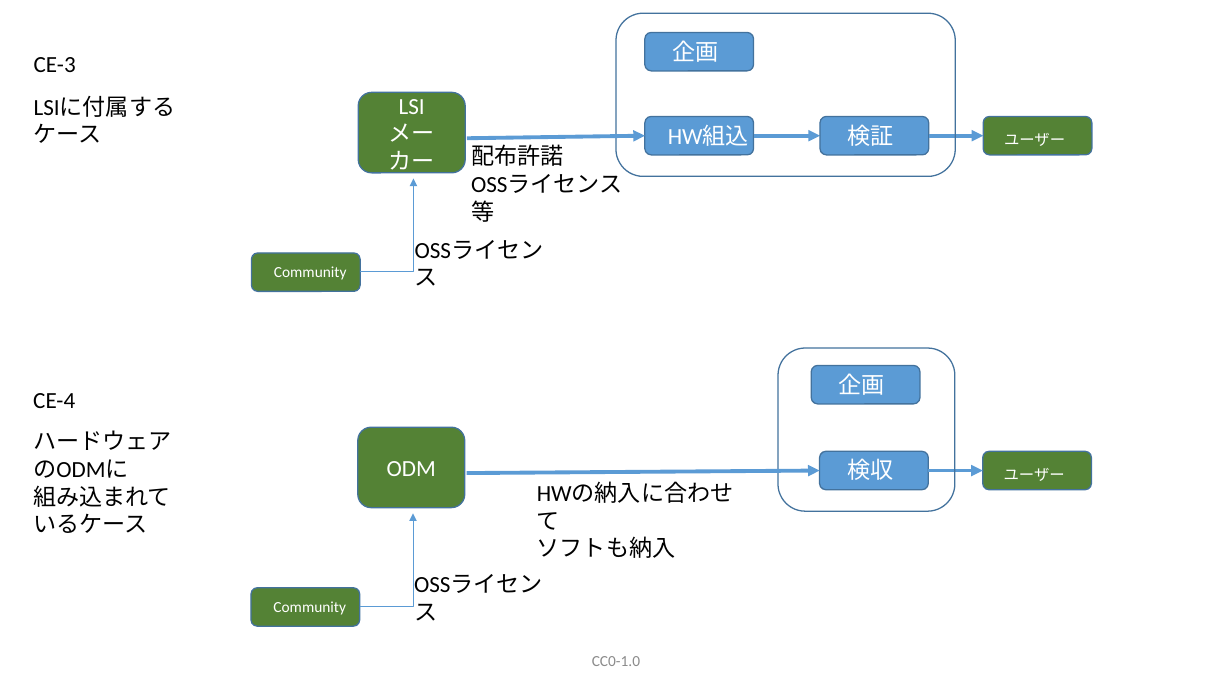
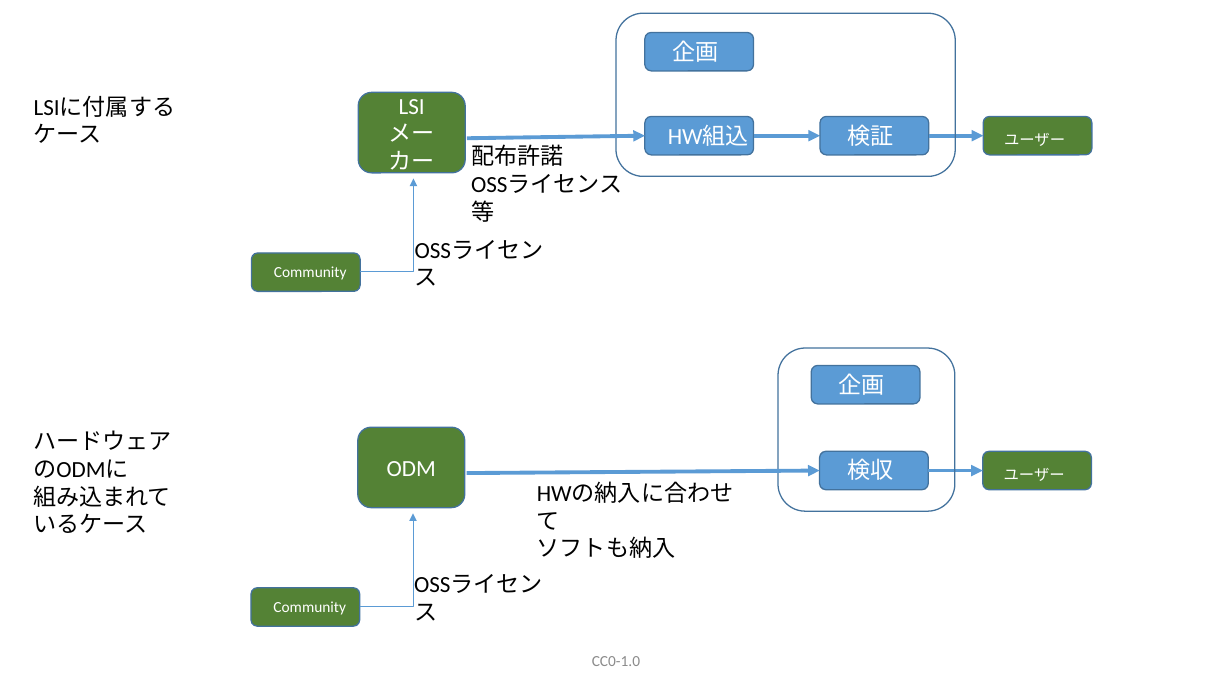
Before and after one commit to OpenChain-Project/OpenChain-JWG, a slide deck: slide 2 of CaseStudy/BusinessFlow/BusinessFlow-CE.pptx. Drawn at 1232x693 pixels with LibreOffice and Linux fonts; fonts in the diff are those of the drawing. Boxes give left, top, right and bottom in pixels: in the first picture for what was removed or moved away, otherwise in the second. Text is boxed around its words. In the diff, an @@ line names an element or a change of style, - is before the commit and + after.

```diff
--- a/CaseStudy/BusinessFlow/BusinessFlow-CE.pptx
+++ b/CaseStudy/BusinessFlow/BusinessFlow-CE.pptx
@@ text removed at (34,57,76,72) @@
-CE-3
@@ text removed at (33,393,75,408) @@
-CE-4
```
Also in this commit, not shown: 2 other slides changed, 2 slides added.
